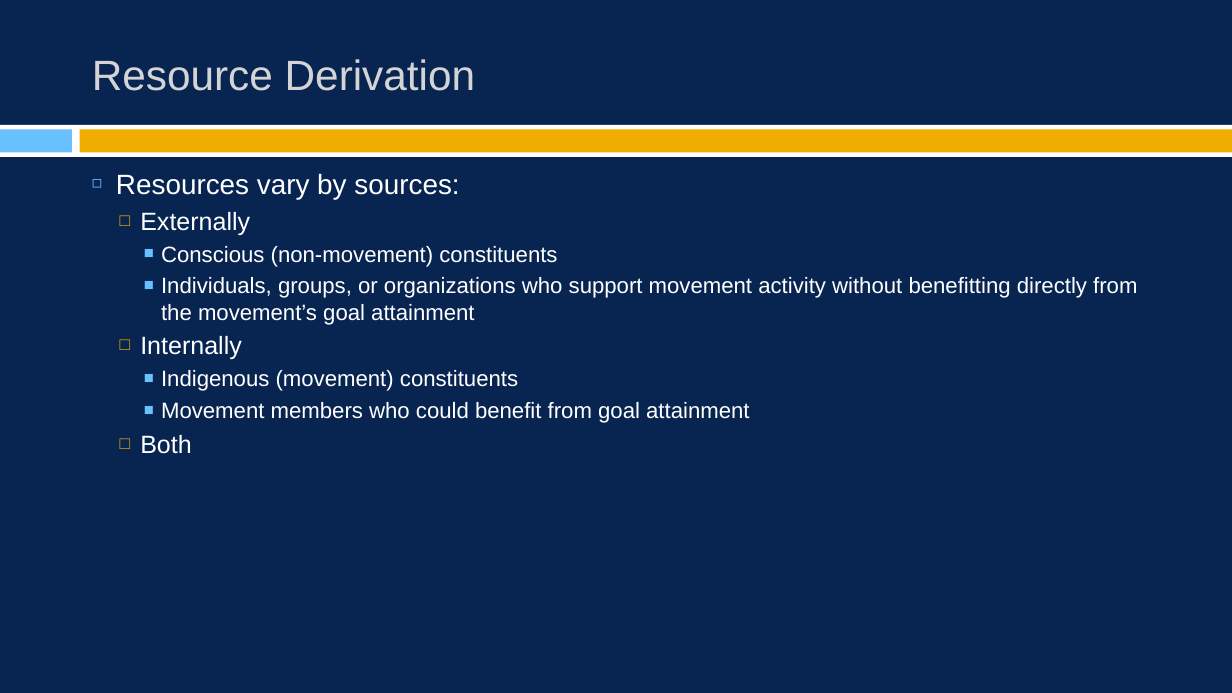
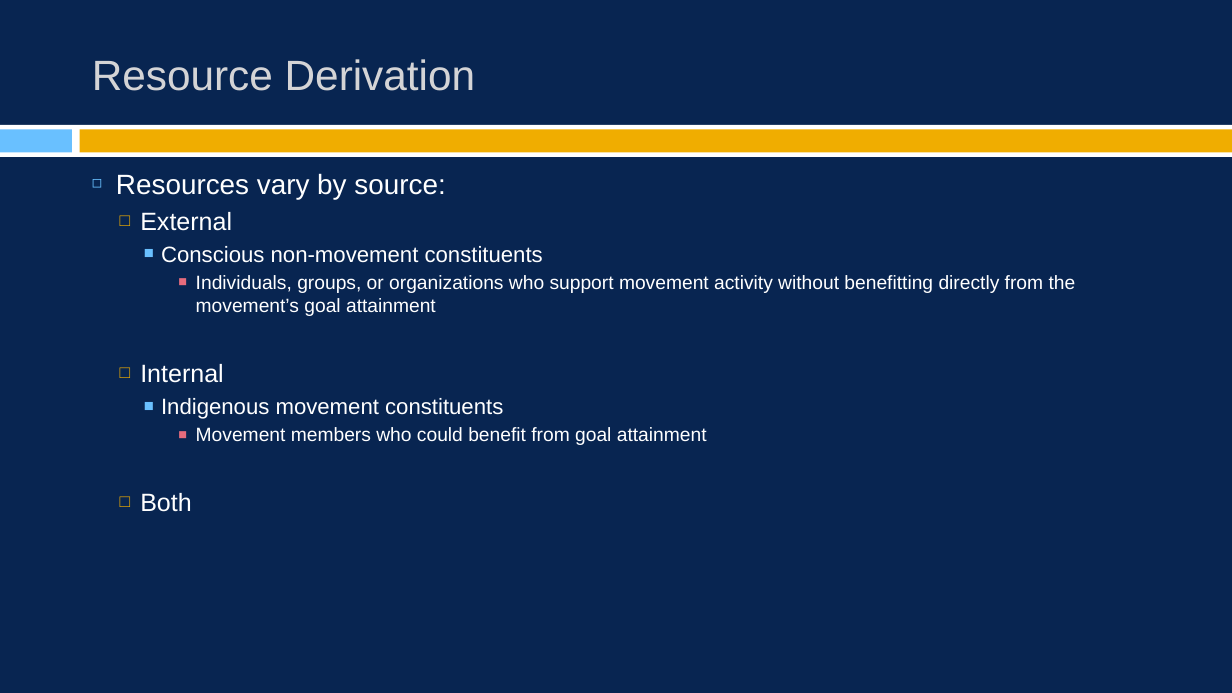
Before and after one commit to burrelvannjr/movements_csuf, a slide deck: slide 9 of ppts/notes/ch_3b.pptx (slide 8 before the commit). Drawn at 1232x693 pixels with LibreOffice and Linux fonts; fonts in the diff are those of the drawing. Boxes give left, top, right and bottom in pixels: in the first picture for what was removed or moved away, otherwise in the second. Text is boxed around its words. In the diff, an @@ line names an element or a change of style, - is before the commit and + after.

```diff
--- a/ppts/notes/ch_3b.pptx
+++ b/ppts/notes/ch_3b.pptx
@@ text at bbox=[116, 173, 543, 263]: text changed @@
-◻ Resources vary by sources:
-  □ Externally
-    ■ Conscious (non-movement) constituents
+◻ Resources vary by source:
+  □ External
+    ■ Conscious non-movement constituents
@@ text at bbox=[196, 275, 1076, 445]: size 17.2 to 15 pt in "Individuals, groups, or organizations who support movement ...", "Movement members who could benefit from goal ..."; list level 3 to 4 in "Individuals, groups, or organizations who ..."; bullet colour #69C0FF to #E66C7D; list level 3 to 4 in "Movement members who could benefit ..." @@
@@ text at bbox=[140, 364, 503, 419]: text changed @@
-  □ Internally
-    ■ Indigenous (movement) constituents
+  □ Internal
+    ■ Indigenous movement constituents
```
Also in this commit, not shown: 4 other slides changed, 1 slide added, 6 other files.
